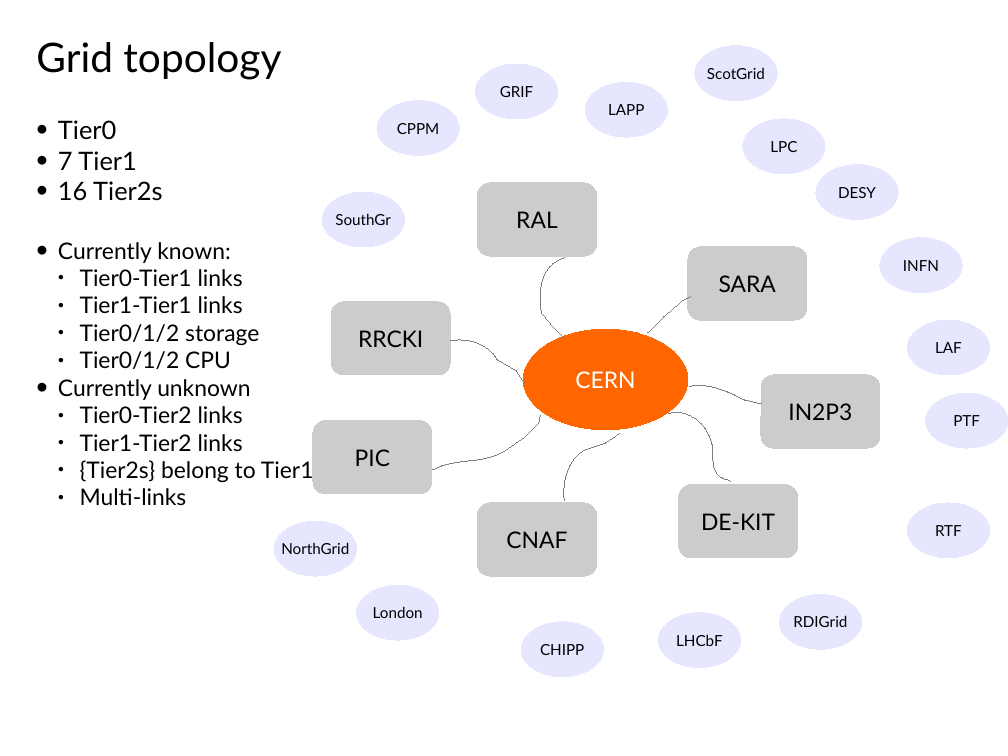
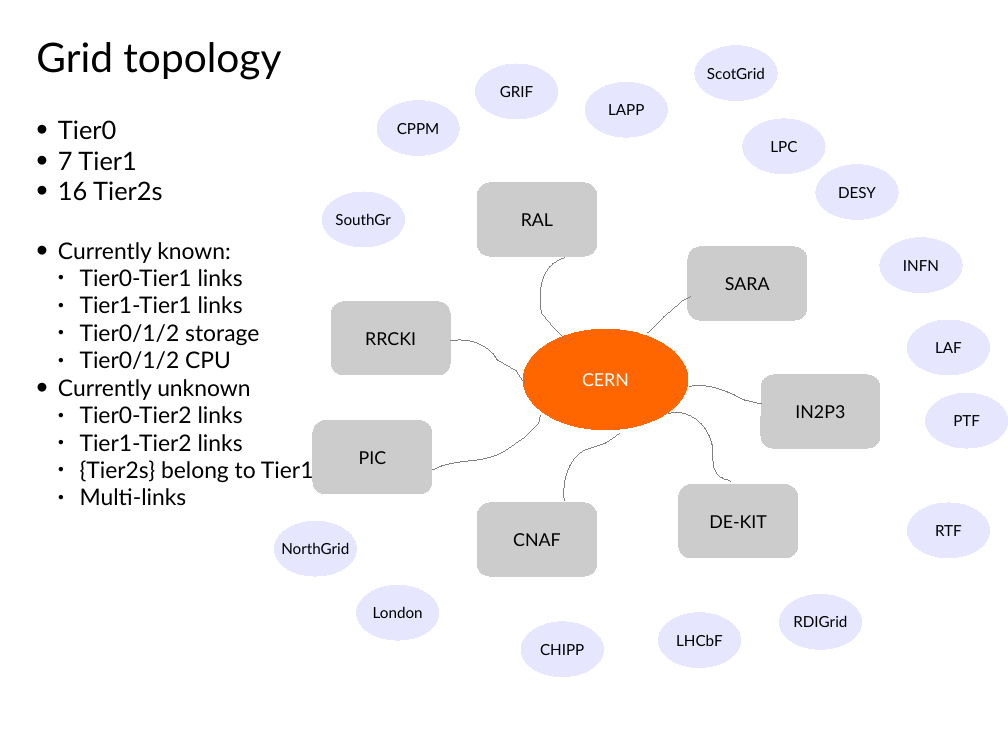
Before and after one commit to skygrid/grid_simulation, a slide deck: slide 11 of results/work.odp. Drawn at 1008x756 pixels with LibreOffice and Linux fonts; fonts in the diff are those of the drawing. Boxes give left, top, right and bottom in pixels: in the first picture for what was removed or moved away, otherwise in the second. Text is boxed around its words. In the diff, an @@ line names an element or a change of style, - is before the commit and + after.

```diff
--- a/results/work.odp
+++ b/results/work.odp
@@ size 18 to 14 pt in 8 elements at bbox=[523, 329, 688, 430], bbox=[313, 421, 432, 494], bbox=[477, 503, 596, 576], bbox=[688, 247, 807, 320], bbox=[477, 183, 596, 256], bbox=[331, 302, 450, 375], bbox=[761, 375, 880, 448], bbox=[679, 485, 798, 558] @@
```
Also in this commit, not shown: 8 other slides changed, 1 slide added, 1 other file.
